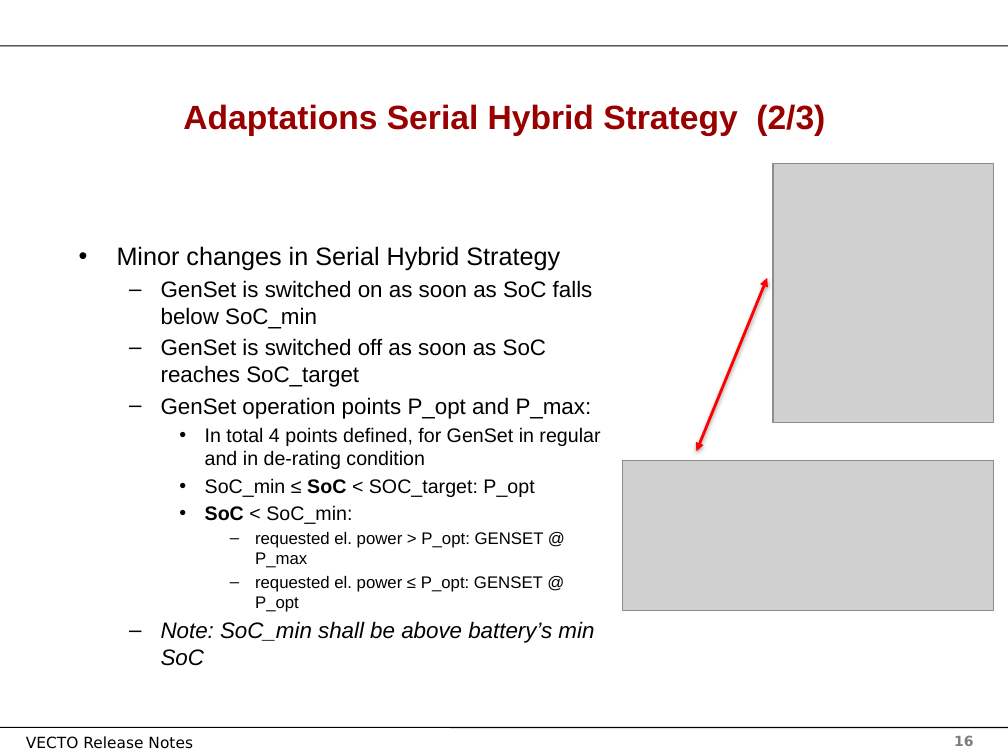
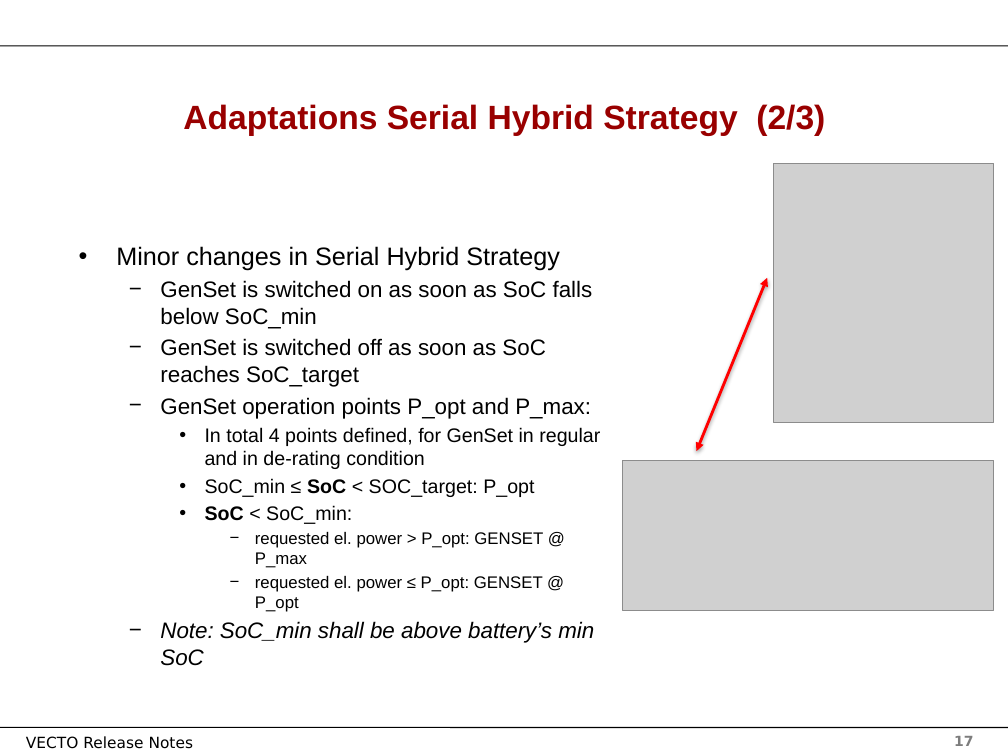
Before and after one commit to tanawadeatharva/BharatVECTO, a slide deck: slide 17 of Documentation/User Manual Source/Release Notes Vecto3.x.pptx (slide 16 before the commit). Drawn at 1008x756 pixels with LibreOffice and Linux fonts; fonts in the diff are those of the drawing; grey boxes stand for pictures; background and template pictures are left out. Boxes give left, top, right and bottom in pixels: in the first picture for what was removed or moved away, otherwise in the second. Text is boxed around its words. In the diff, an @@ line names an element or a change of style, - is before the commit and + after.

```diff
--- a/Documentation/User Manual Source/Release Notes Vecto3.x.pptx
+++ b/Documentation/User Manual Source/Release Notes Vecto3.x.pptx
@@ text "Minor changes in Serial Hybrid ..." at (x1=116, y1=246, x2=600, y2=666): bullet – to − @@
@@ page number at (x1=954, y1=736, x2=973, y2=746): text changed @@
-16
+17
```
Also in this commit, not shown: 100 other slides changed, 1 slide added, 2 other files.
